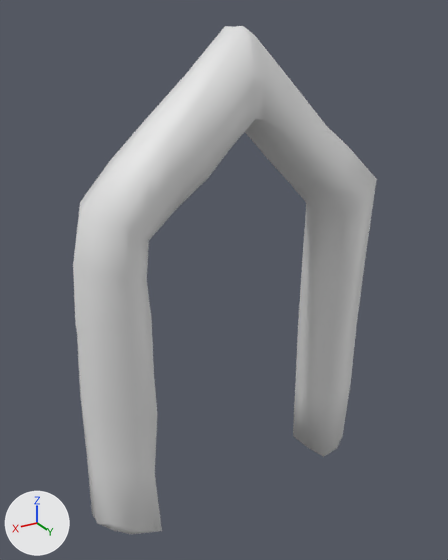
What one commit did to the FBX model Game Jam SHDE/Assets/3D_Models/GateFrame.fbx.
One viewpoint serves both versions: a 50 mm camera at (8.93, 14.0, 14.49) aimed at (0.4, -0.21, 7.38). The axes (+X, +Y, +Z) are drawn at lower left. The lights are the same throughout.

The scene before the commit, as lines of its bpy script (objects in view):
```python
me_cube_007 = bpy.data.meshes.new('Cube.007')
me_cube_007.from_pydata(...)  # 178 vertices, 176 faces; spans x -4.86..4.88, y -1.03..0.94, z 0.0..14.21
me_cube_007.materials.append(mat_porton_no_interativo_material)  # white #e7e7e7
# before: 3 (4.19, -1.0, 10.08) at pixel (80, 202), 5 (2.91, 0.28, 9.2) at pixel (148, 240), 7 (2.9, -0.78, 9.2), 24 (1.39, 0.66, 10.7) at pixel (208, 177), 40 (3.07, 0.56, 7.11) at pixel (151, 320)
# before: 42 (4.57, -0.97, 7.42), 43 (4.31, 0.58, 7.27) at pixel (106, 326), 45 (3.08, 0.4, 8.18) at pixel (146, 280), 46 (4.44, -0.11, 10.11) at pixel (82, 211), 76 (2.91, -0.25, 9.21)
# before: 88 (2.19, 0.47, 9.98) at pixel (176, 208), 90 (3.34, -0.97, 11.03) at pixel (109, 161), 106 (4.43, -1.0, 8.77) at pixel (75, 252), 121 (4.66, -0.97, 5.99) at pixel (77, 348), 124 (4.84, -0.28, 7.31) at pixel (74, 316)
# before: 129 (4.76, -0.22, 8.76) at pixel (73, 264), 151 (3.39, -0.09, 11.21) at pixel (120, 161), 166 (4.84, -0.24, 5.91) at pixel (80, 364)
ob_exterior_2_low_sin_modifiers = bpy.data.objects.new('EXTERIOR 2 LOW SIN MODIFIERS', me_cube_007)
ob_exterior_2_low_sin_modifiers.location = (0.0, 0.0, 0.0)
```
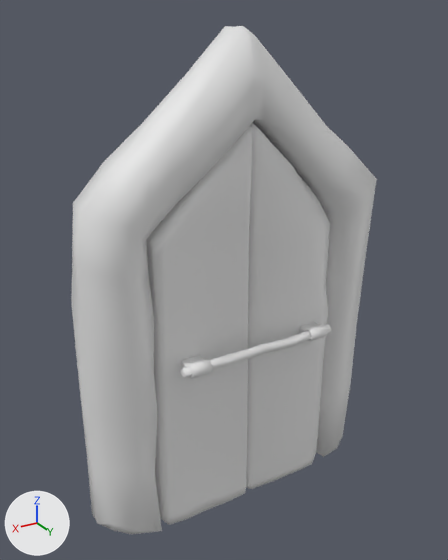
Where the change shows, as pixel boxes [x1, y1, x2, y2] in the pictures (448 x 560 px; the box of a moved part takes in the faces that stretch with it):
```json
{"object": "EXTERIOR 2 LOW SIN MODIFIERS", "change": "reshaped", "before": [73, 26, 377, 534], "after": [71, 26, 377, 534]}
{"part": 1, "of": "me_cube_007", "change": "added", "after": [246, 123, 330, 489]}
{"part": 2, "of": "me_cube_007", "change": "added", "after": [181, 355, 212, 379]}
{"part": 3, "of": "me_cube_007", "change": "added", "after": [299, 322, 328, 341]}
{"part": 4, "of": "me_cube_007", "change": "added", "after": [181, 324, 331, 379]}
{"part": 5, "of": "me_cube_007", "change": "added", "after": [146, 126, 253, 525]}
{"part": 6, "of": "me_cube_007", "change": "moved or reshaped", "before": [73, 115, 231, 421], "after": [71, 115, 231, 421]}
```

The change, as JSON lines over the scene's bpy script:
```json
{"block": "me_cube_007", "where": "# used by ob_exterior_2_low_sin_modifiers; location = (0.0, 0.0, 0.0)"}
{"block": "me_cube_007", "where": "# verts and faces of me_cube_007; kept vertices keep their numbers, new ones are numbered from 178"}
{"op": "remove", "block": "me_cube_007", "code": "me_cube_007.from_pydata(...)  # 178 vertices, 176 faces; spans x -4.86..4.88, y -1.03..0.94, z 0.0..14.21"}
{"op": "add", "block": "me_cube_007", "code": "me_cube_007.from_pydata(...)  # 1084 vertices, 1066 faces; spans x -4.86..4.88, y -1.03..1.36, z -0.02..14.21"}
{"block": "me_cube_007", "change": "me_cube_007 part 1: a new loose piece of 190 vertices spanning x -3.02..-0.01, y -0.7..0.77, z -0.01..11.95, in mat_porton_no_interativo_material (white #e7e7e7)"}
{"block": "me_cube_007", "change": "me_cube_007 part 2: a new loose piece of 189 vertices spanning x 1.71..2.31, y 0.65..1.36, z 5.42..5.82, in mat_porton_no_interativo_material (white #e7e7e7)"}
{"block": "me_cube_007", "change": "me_cube_007 part 3: a new loose piece of 189 vertices spanning x -2.31..-1.71, y 0.65..1.36, z 5.42..5.81, in mat_porton_no_interativo_material (white #e7e7e7)"}
{"block": "me_cube_007", "change": "me_cube_007 part 4: a new loose piece of 174 vertices spanning x -2.5..2.52, y 0.97..1.31, z 5.43..5.77, in mat_porton_no_interativo_material (white #e7e7e7)"}
{"block": "me_cube_007", "change": "me_cube_007 part 5: a new loose piece of 164 vertices spanning x 0.0..3.02, y -0.74..0.7, z -0.02..11.95, in mat_porton_no_interativo_material (white #e7e7e7)"}
{"block": "me_cube_007", "change": "me_cube_007 part 6"}
{"op": "add", "block": "me_cube_007", "code": "verts[3] = (4.38, -1.0, 10.08)  # moved, pixel (72, 203)"}
{"op": "add", "block": "me_cube_007", "code": "verts[5] = (2.98, 0.28, 9.25)  # moved, pixel (146, 239)"}
{"op": "add", "block": "me_cube_007", "code": "verts[7] = (2.97, -0.78, 9.21)  # moved"}
{"op": "add", "block": "me_cube_007", "code": "verts[76] = (2.98, -0.25, 9.22)  # moved"}
{"op": "add", "block": "me_cube_007", "code": "verts[24] = (1.48, 0.69, 10.79)  # moved, pixel (205, 174)"}
{"op": "add", "block": "me_cube_007", "code": "verts[40] = (3.0, 0.56, 7.13)  # moved, pixel (154, 318)"}
{"op": "add", "block": "me_cube_007", "code": "verts[42] = (4.7, -0.97, 7.41)  # moved, pixel (71, 301)"}
{"op": "add", "block": "me_cube_007", "code": "verts[43] = (4.13, 0.63, 7.24)  # moved, pixel (114, 326)"}
{"op": "add", "block": "me_cube_007", "code": "verts[45] = (3.01, 0.4, 8.19)  # moved, pixel (149, 279)"}
{"op": "add", "block": "me_cube_007", "code": "verts[46] = (4.55, 0.18, 10.15)  # moved, pixel (81, 213)"}
{"op": "add", "block": "me_cube_007", "code": "verts[88] = (2.25, 0.49, 10.07)  # moved, pixel (174, 205)"}
{"op": "add", "block": "me_cube_007", "code": "verts[90] = (3.5, -0.97, 11.03)  # moved, pixel (103, 162)"}
{"op": "add", "block": "me_cube_007", "code": "verts[106] = (4.52, -1.0, 8.77)  # moved, pixel (72, 252)"}
{"op": "add", "block": "me_cube_007", "code": "verts[121] = (4.72, -0.97, 5.99)  # moved, pixel (75, 348)"}
{"op": "add", "block": "me_cube_007", "code": "verts[124] = (4.77, 0.03, 7.28)  # moved, pixel (81, 321)"}
{"op": "add", "block": "me_cube_007", "code": "verts[129] = (4.78, 0.07, 8.8)  # moved, pixel (76, 266)"}
{"op": "add", "block": "me_cube_007", "code": "verts[151] = (3.48, 0.2, 11.25)  # moved, pixel (121, 162)"}
{"op": "add", "block": "me_cube_007", "code": "verts[166] = (4.84, -0.14, 5.9)  # moved, pixel (81, 366)"}
```
